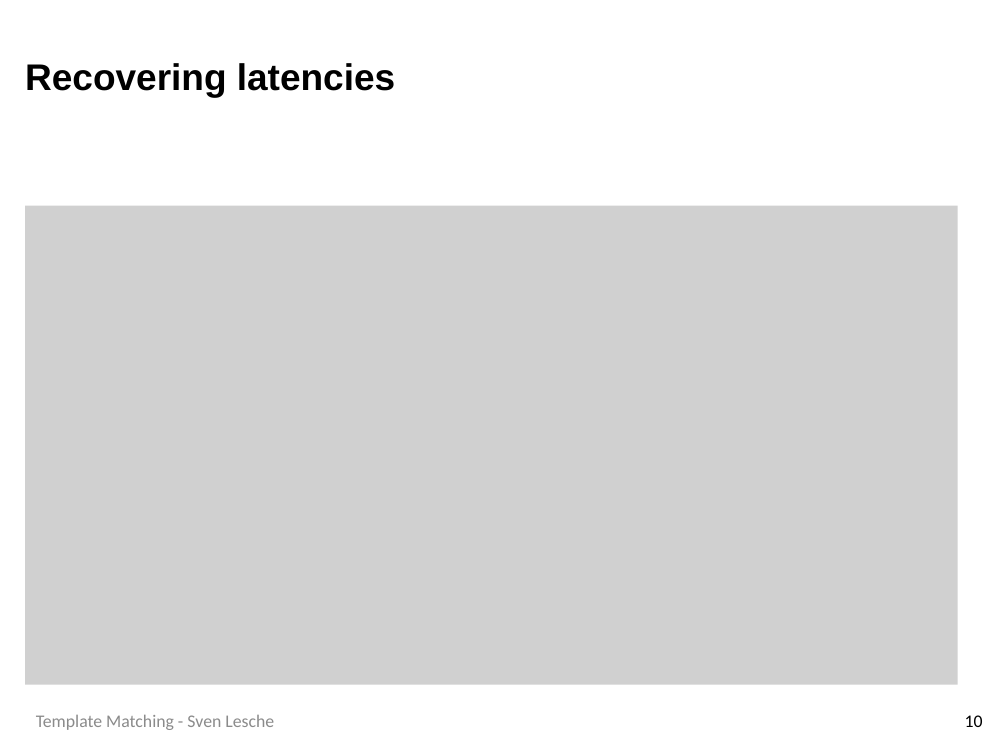
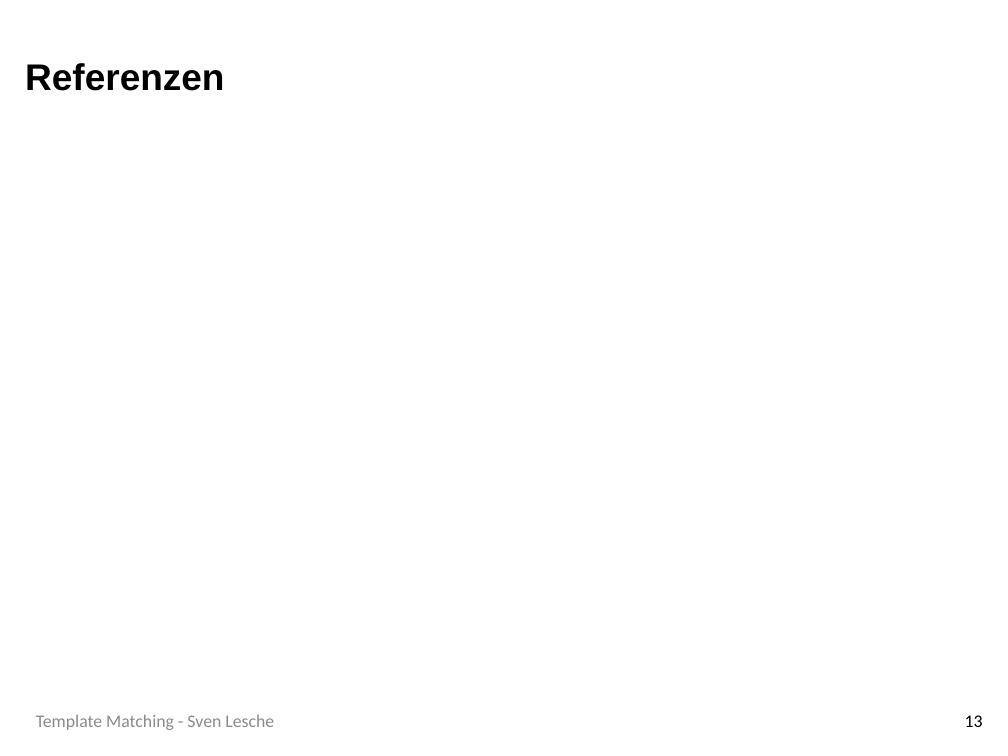
Before and after one commit to SLesche/levy-intelligence, a slide deck: slide 13 of presentations/levy_presentation.pptx (slide 10 before the commit). Drawn at 1008x756 pixels with LibreOffice and Linux fonts; fonts in the diff are those of the drawing; grey boxes stand for pictures; background and template pictures are left out. Boxes give left, top, right and bottom in pixels: in the first picture for what was removed or moved away, otherwise in the second. Text is boxed around its words. In the diff, an @@ line names an element or a change of style, - is before the commit and + after.

```diff
--- a/presentations/levy_presentation.pptx
+++ b/presentations/levy_presentation.pptx
@@ title at box(25, 63, 224, 91): text changed @@
-Recovering latencies
+Referenzen
@@ picture removed at box(26, 206, 958, 685) @@
@@ page number at box(965, 715, 983, 727): text changed @@
-10
+13
```
Also in this commit, not shown: 13 other slides changed, 3 slides added, 26 slides removed.
